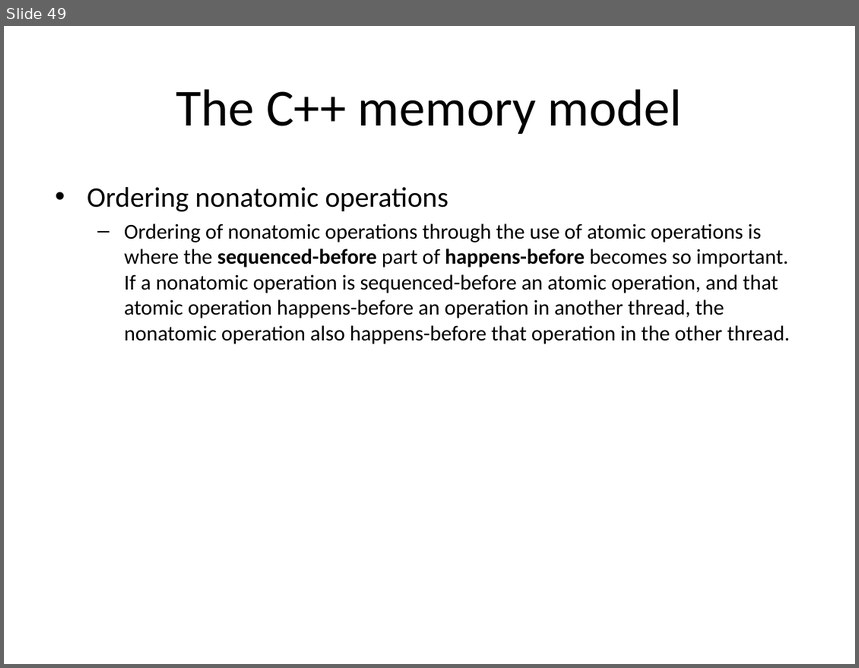
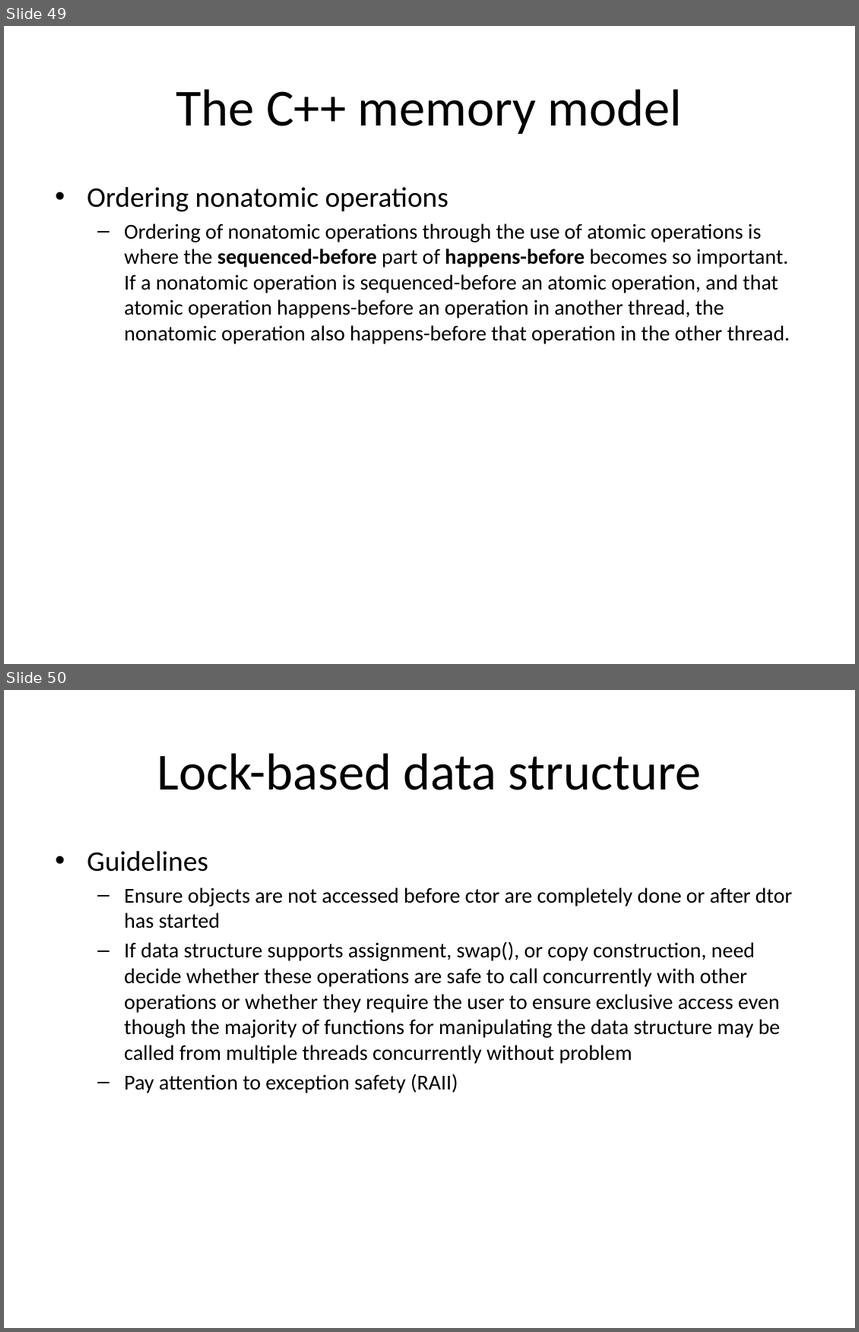
Before and after one commit to chenziliang/summary-of-the-books, a slide deck: CPPCIA.pptx. Shown one above the other, each under a label of ours: slide 49 before the commit, slides 49 and 50 after it. The pictures are 859x668 and 859x1332 pixels, drawn with LibreOffice and Linux fonts; fonts in the diff are those of the drawing. Boxes give left, top, right and bottom in pixels: in the first picture for what was removed or moved away, otherwise in the second. Text is boxed around its words. In the diff, an @@ line names an element or a change of style, - is before the commit and + after.

```diff
--- a/CPPCIA.pptx
+++ b/CPPCIA.pptx
@@ slide 50 added at box(4, 690, 855, 1328), background #FFFFFF @@
@@ title added at box(157, 753, 701, 790), 44 pt, text #000000 @@
+Lock-based data structure
@@ text added at box(87, 851, 792, 1094), 18 pt, text #000000 @@
+• Guidelines
+  – Ensure objects are not accessed before ctor are completely done or after dtor has started
+  – If data structure supports assignment, swap(), or copy construction, need decide whether these operations are safe to call concurrently with other operations or whether they require the user to ensure exclusive access even though the majority of functions for manipulating the data structure may be called from multiple threads concurrently without problem
+  – Pay attention to exception safety (RAII)
```
Also in this commit, not shown: 19 other slides added.
